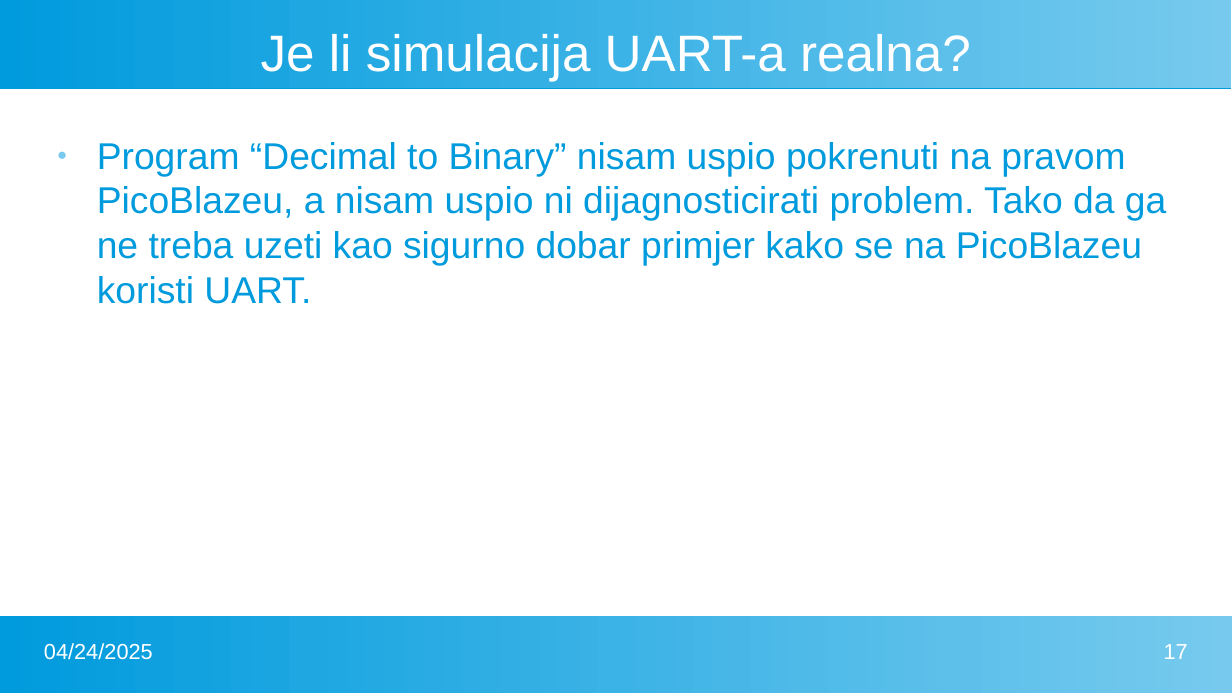
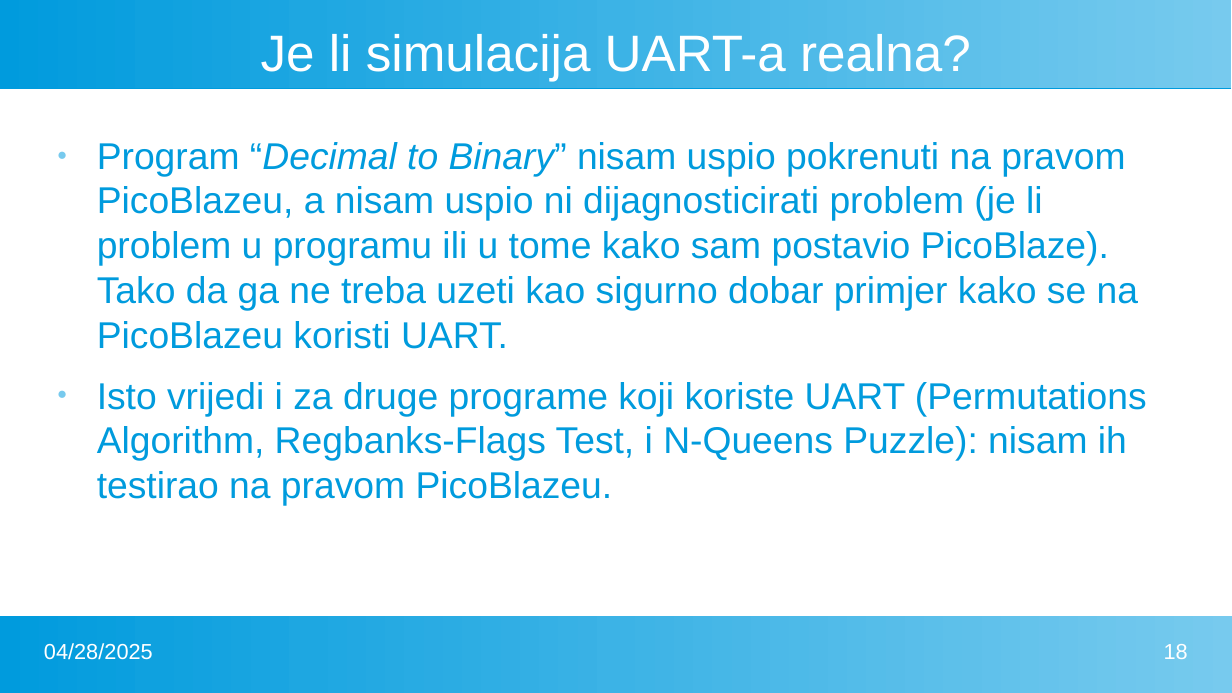
Before and after one commit to FlatAssembler/PicoBlaze_Simulator_in_JS, a slide deck: slide 18 of seminar/PicoBlaze.pptx (slide 17 before the commit). Drawn at 1232x693 pixels with LibreOffice and Linux fonts; fonts in the diff are those of the drawing. Boxes give left, top, right and bottom in pixels: in the first picture for what was removed or moved away, otherwise in the second. Text is boxed around its words. In the diff, an @@ line names an element or a change of style, - is before the commit and + after.

```diff
--- a/seminar/PicoBlaze.pptx
+++ b/seminar/PicoBlaze.pptx
@@ text at [97, 142, 1147, 506]: text changed @@
-● Program “Decimal to Binary” nisam uspio pokrenuti na pravom PicoBlazeu, a nisam uspio ni dijagnosticirati problem. Tako da ga ne treba uzeti kao sigurno dobar primjer kako se na PicoBlazeu koristi UART.
+● Program “Decimal to Binary” nisam uspio pokrenuti na pravom PicoBlazeu, a nisam uspio ni dijagnosticirati problem (je li problem u programu ili u tome kako sam postavio PicoBlaze). Tako da ga ne treba uzeti kao sigurno dobar primjer kako se na PicoBlazeu koristi UART.
+● Isto vrijedi i za druge programe koji koriste UART (Permutations Algorithm, Regbanks-Flags Test, i N-Queens Puzzle): nisam ih testirao na pravom PicoBlazeu.
@@ text at [44, 643, 153, 660]: text changed @@
-04/24/2025
+04/28/2025
@@ page number at [1164, 644, 1188, 659]: text changed @@
-17
+18
```
Also in this commit, not shown: 25 other slides changed, 1 slide added, 1 other file.
